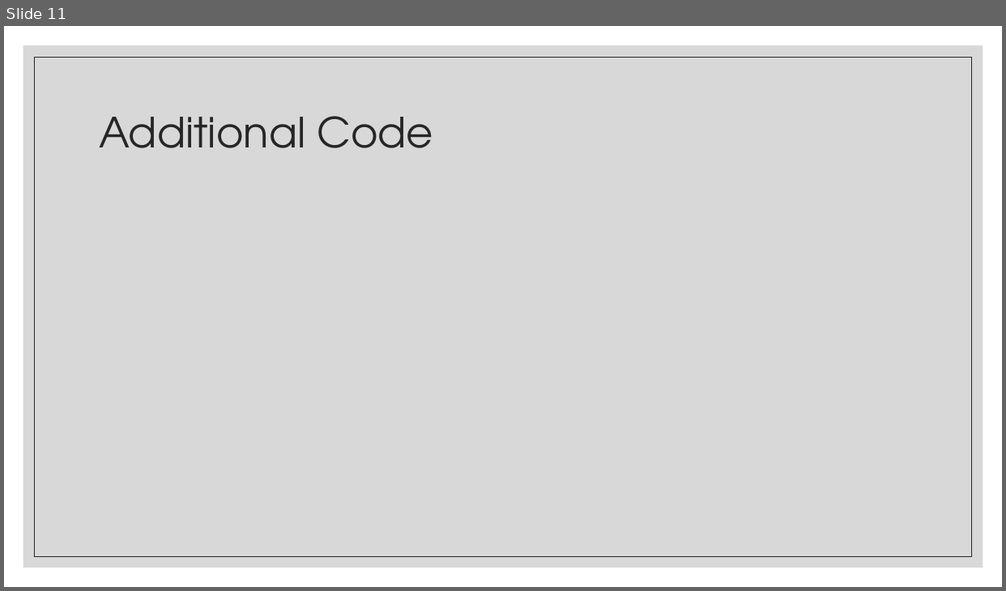
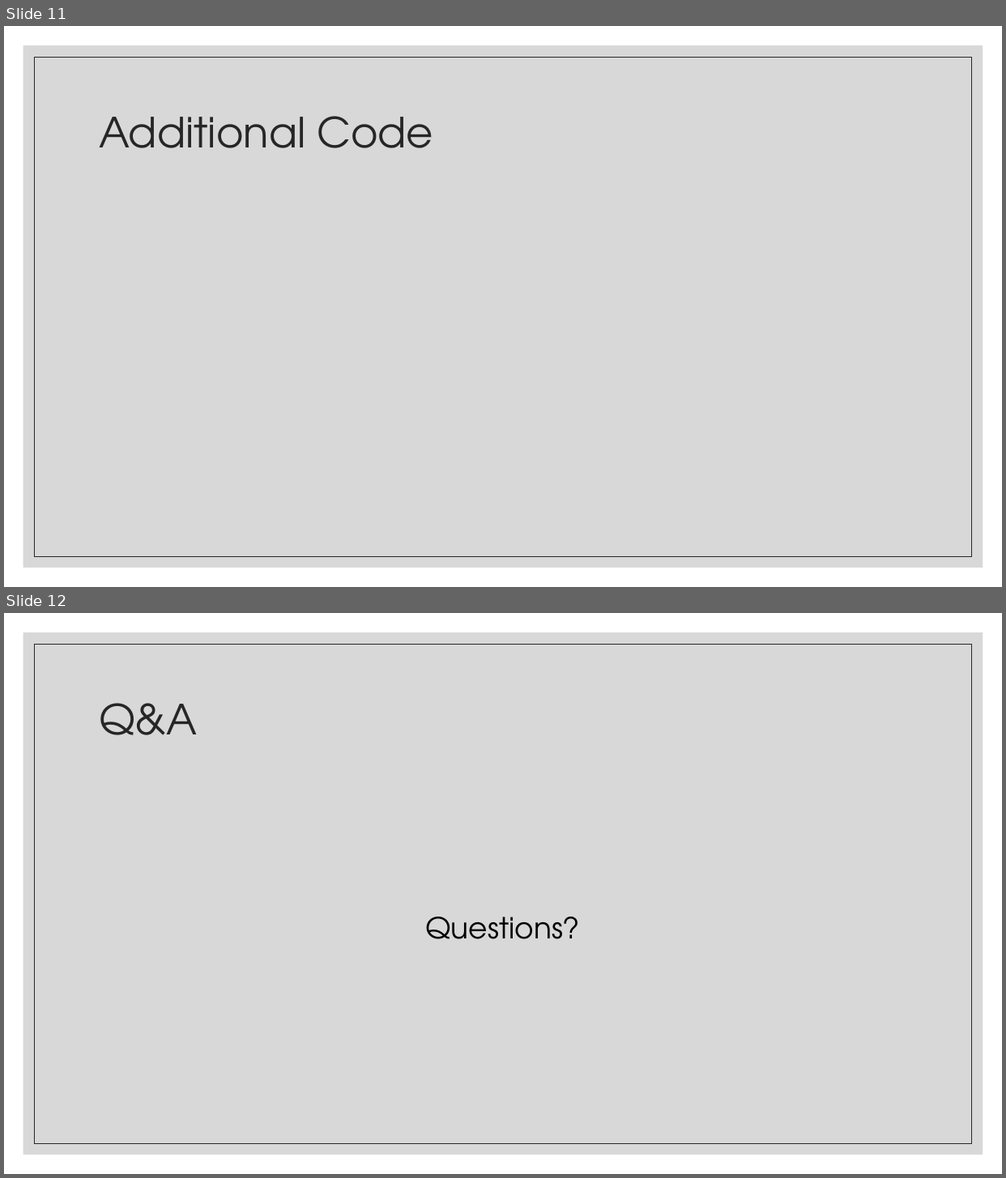
Before and after one commit to KershawK5646/CapstoneProject, a slide deck: Presentation/MakerSpace.pptx. Shown one above the other, each under a label of ours: slide 11 before the commit, slides 11 and 12 after it. The pictures are 1006x591 and 1006x1178 pixels, drawn with LibreOffice and Linux fonts; fonts in the diff are those of the drawing. Boxes give left, top, right and bottom in pixels: in the first picture for what was removed or moved away, otherwise in the second. Text is boxed around its words. In the diff, an @@ line names an element or a change of style, - is before the commit and + after.

```diff
--- a/Presentation/MakerSpace.pptx
+++ b/Presentation/MakerSpace.pptx
@@ slide 12 added at [4, 613, 1002, 1174], background #FFFFFF; not listed: 2 template elements that a slide beside it also shows @@
@@ title added at [99, 703, 197, 735], 40 pt, text #262626 @@
+Q&A
@@ text added at [426, 917, 581, 939], 28 pt, text #000000 @@
+Questions?
```
